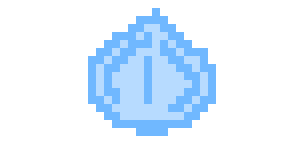
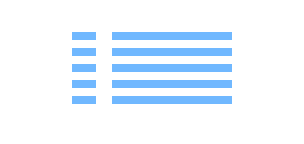
Revision of a layered 304 x 144 image; what changed, layer by layer:
renamed "onion" to "list", moved it above "randomize", painted on it over [72, 8, 232, 136]
hid "Calque 1", opacity 50% → 100%, painted on it over [88, 8, 216, 136]
